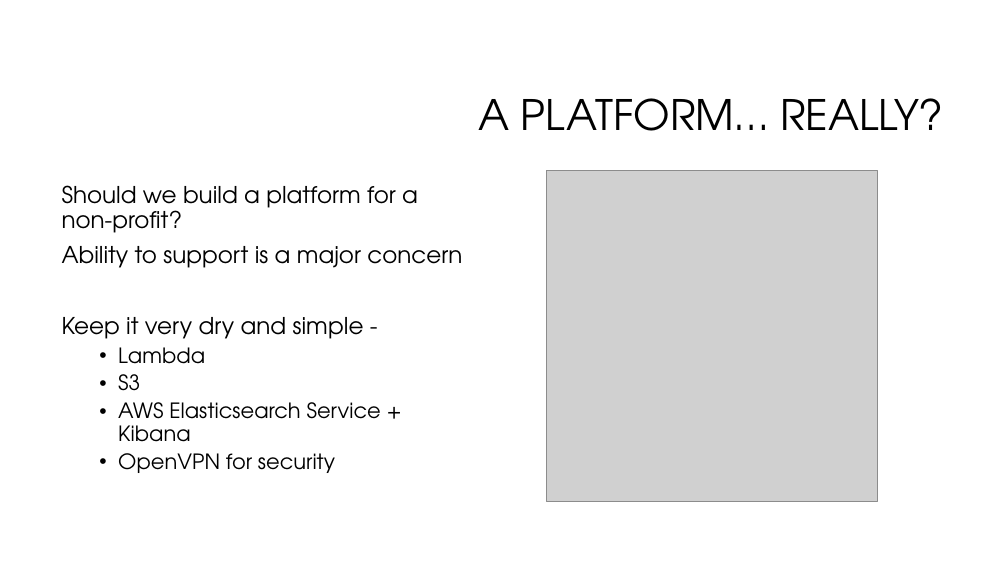
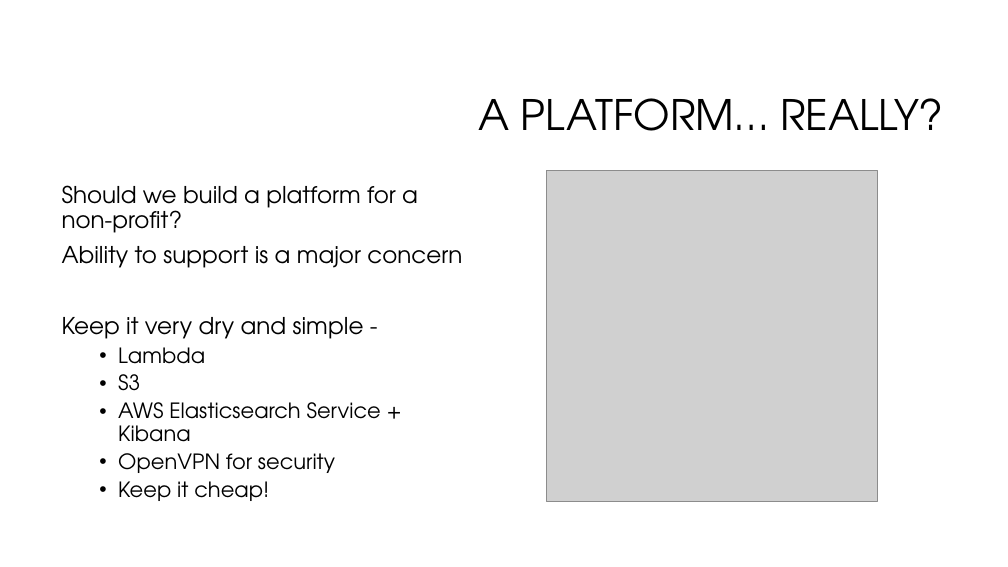
Before and after one commit to ansoni/aws-hackathon, a slide deck: slide 3 of presentation.pptx. Drawn at 1008x567 pixels with LibreOffice and Linux fonts; fonts in the diff are those of the drawing; grey boxes stand for pictures; background and template pictures are left out. Boxes give left, top, right and bottom in pixels: in the first picture for what was removed or moved away, otherwise in the second. Text is boxed around its words. In the diff, an @@ line names an element or a change of style, - is before the commit and + after.

```diff
--- a/presentation.pptx
+++ b/presentation.pptx
@@ text at (118,481,269,501): paragraph added @@
+  • Keep it cheap!
```
Also in this commit, not shown: 1 other slide changed.
